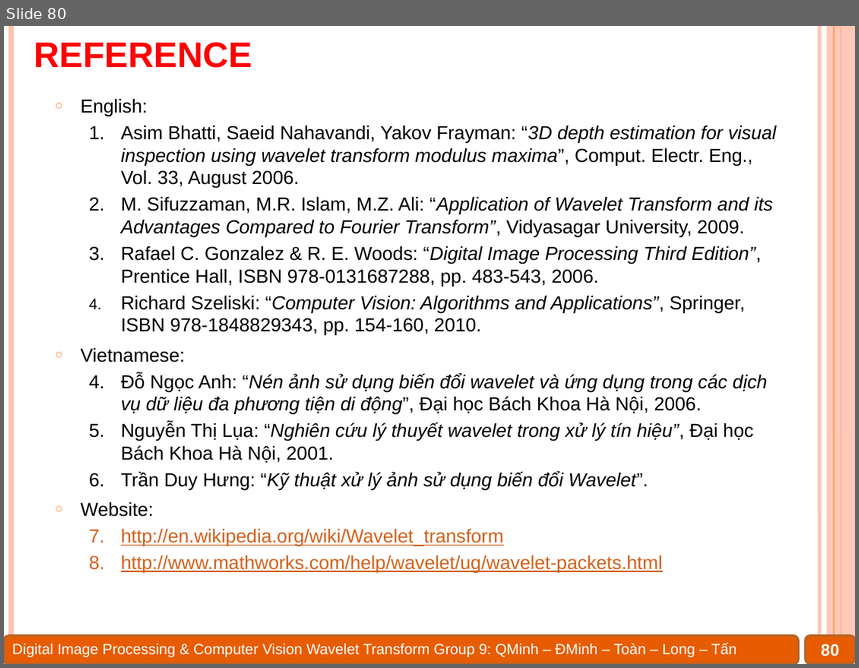
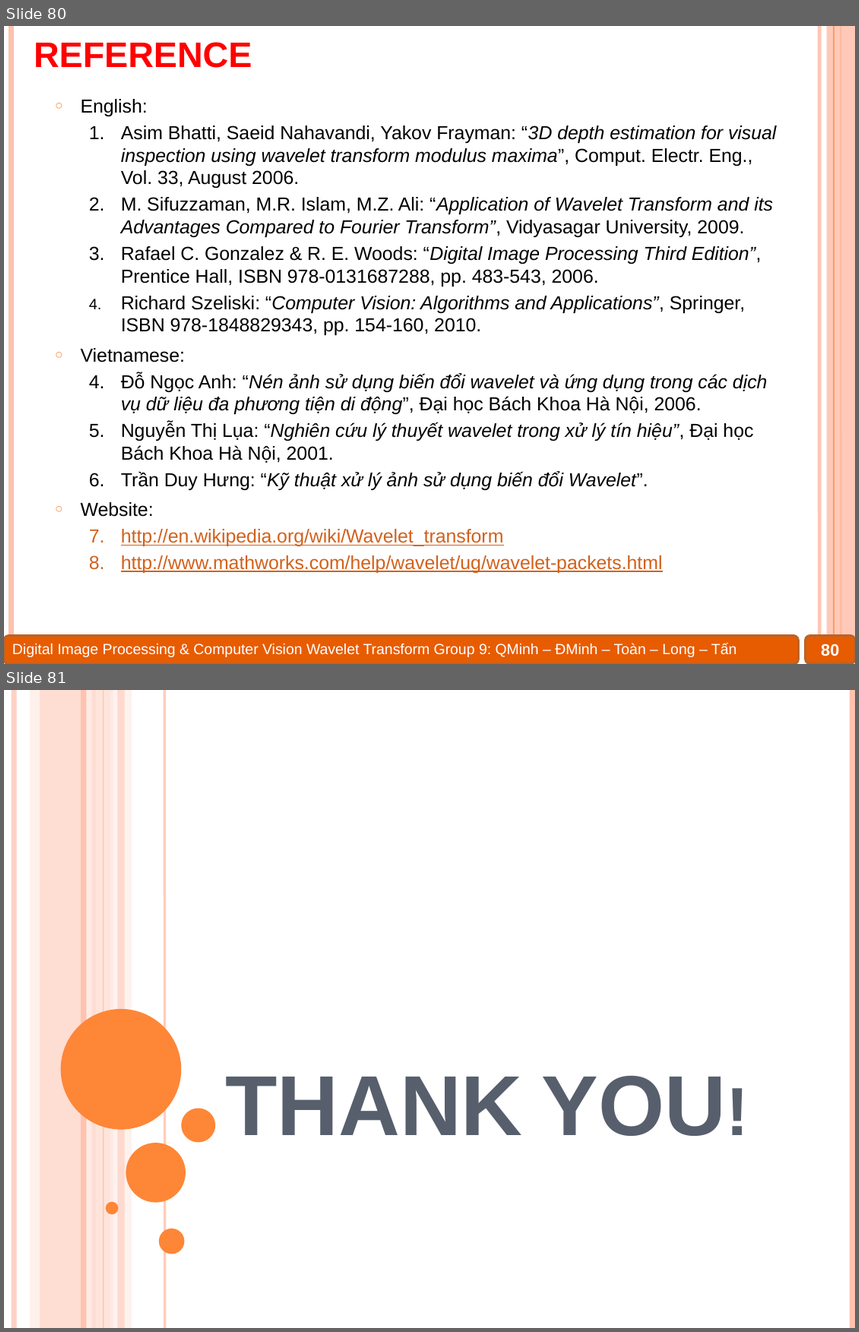
Before and after one commit to Alex7Huynh/dip-g9, a slide deck: 6. PPT/Wavelet transform.pptx. Shown one above the other, each under a label of ours: slide 80 before the commit, slides 80 and 81 after it. The pictures are 859x668 and 859x1332 pixels, drawn with LibreOffice and Linux fonts; fonts in the diff are those of the drawing. Boxes give left, top, right and bottom in pixels: in the first picture for what was removed or moved away, otherwise in the second. Text is boxed around its words. In the diff, an @@ line names an element or a change of style, - is before the commit and + after.

```diff
--- a/6. PPT/Wavelet transform.pptx
+++ b/6. PPT/Wavelet transform.pptx
@@ slide 81 added at <box>4,690,855,1328</box>, background #FFFFFF @@
@@ line added from (14, 690) to (14, 1328), #FEC3AE 4.5 pt @@
@@ rectangle added at <box>30,690,39,1328</box>, fill #FFD9CE at 36% opacity @@
@@ rectangle added at <box>40,690,97,1328</box>, fill #FEC3AE at 54% opacity @@
@@ line added from (83, 690) to (83, 1328), #FEC3AE 4.5 pt @@
@@ line added from (89, 690) to (89, 1328), #FFEDE8 4.5 pt @@
@@ rectangle added at <box>96,690,113,1328</box>, fill #FFD9CE at 70% opacity @@
@@ line added from (104, 690) to (104, 1328), #FEC3AE 0.75 pt @@
@@ rectangle added at <box>110,690,132,1328</box>, fill #FFEDE8 at 71% opacity @@
@@ rectangle added at <box>117,690,124,1328</box>, fill #FEC3AE at 51% opacity @@
@@ line added from (165, 690) to (165, 1328), #FEC3AE 2.25 pt @@
@@ line added from (853, 690) to (853, 1328), #FEC3AE 4.5 pt @@
@@ ellipse added at <box>61,1009,182,1130</box>, fill #FE8637 @@
@@ title added at <box>225,1076,726,1136</box>, 72 pt, text #575F6D, bold, small capitals @@
+THANK YOU!
@@ ellipse added at <box>181,1109,215,1143</box>, fill #FE8637 @@
@@ ellipse added at <box>126,1143,186,1202</box>, fill #FE8637 @@
@@ ellipse added at <box>105,1202,118,1215</box>, fill #FE8637 @@
@@ ellipse added at <box>159,1229,184,1255</box>, fill #FE8637 @@
```
Also in this commit, not shown: 1 slide changed, 1 other file.
